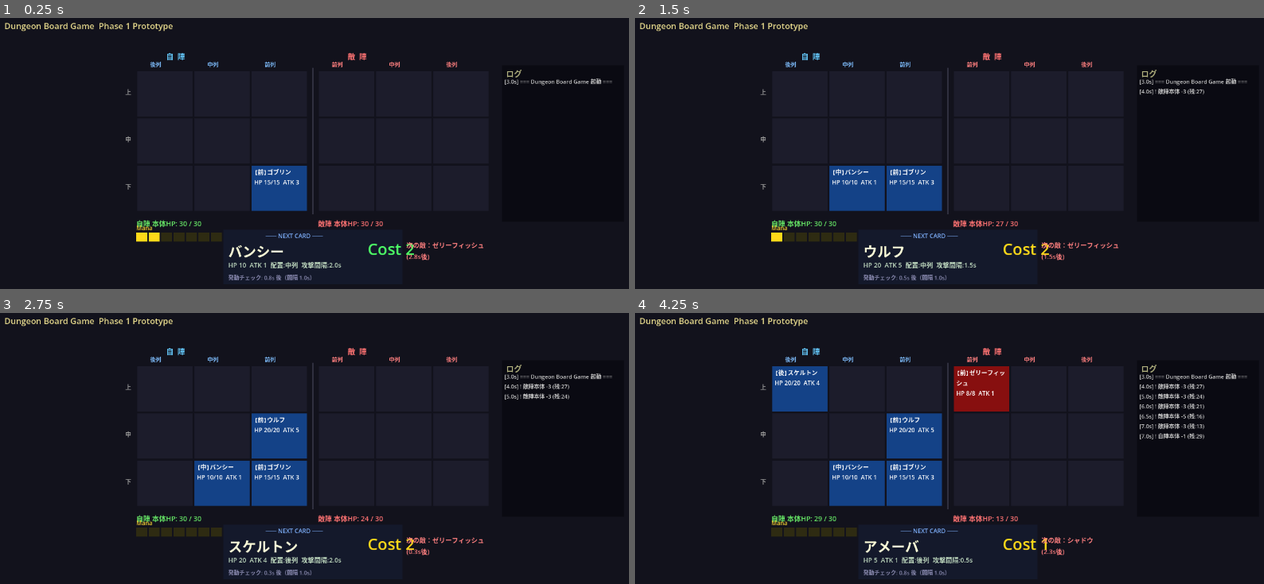
Above: before the commit, frames 1-4 (two rows, left to right).
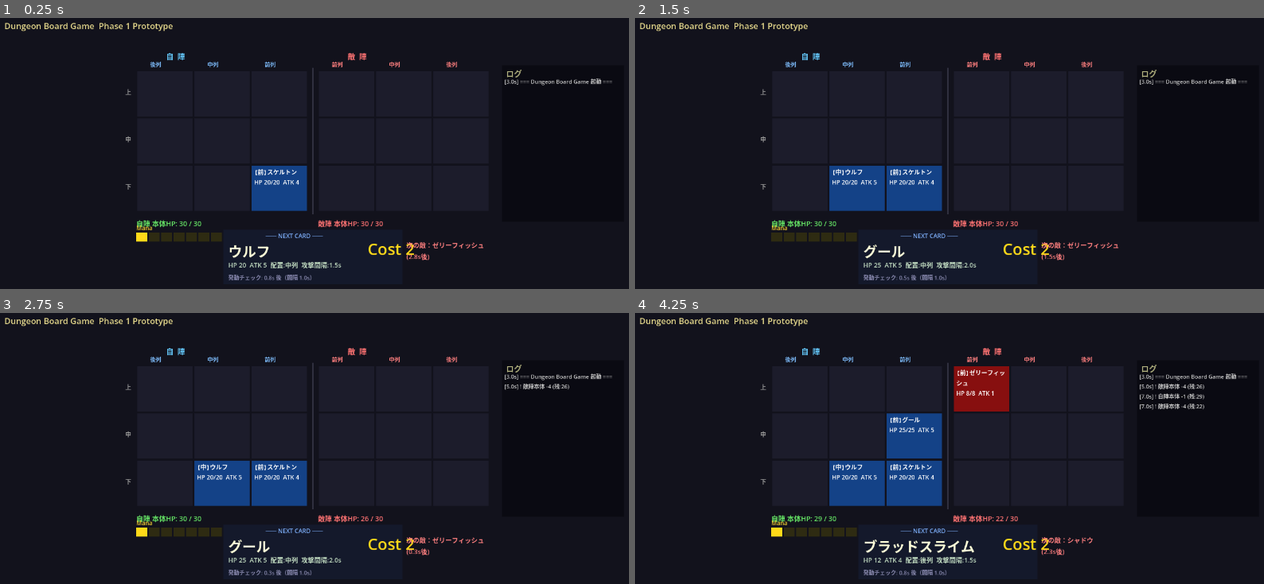
Above: after the commit, the same moments.

Repository: kazumak334-create/dungeon-board-game
Game: Godot game, scene res://scenes/Main.tscn
Same seed, same stepped clock (60 frames per second), same inputs: the game is played once before the commit and once after it.
Inputs:
- Up to frame 1 (0.25 s): no input
- Up to frame 2 (1.5 s): tap Enter at 0.5 s
- Up to frame 3 (2.75 s): no input
- Up to frame 4 (4.25 s): tap Space at 2.75 s; tap Enter at 3.5 s

The runs differ from the first frame. In frame 1, 0.5% of the frame differs, in the area x 23-66%, y 55-93%; in frame 2, 0.5%; in frame 3, 2.0%; in frame 4, 2.8%, in the area x 21-91%, y 19-93%.

Commit message:
refactor: 効果構造2層化・デッキcard_database.md準拠再構築
- UnitData: active_skill フィールド追加（attack_effect廃止）
- DeckManager/EnemyAI: 各9枚をcard_database.md準拠ステータス・効果データに更新
- card_database.md: 全28ユニットを2層効果構造（サポート効果＋アクティブスキル）で全面書き直し
- CLAUDE.md: 効果構造表・Enemy AI説明・Mana表記を更新

Co-Authored-By: Claude Sonnet 4.6 <noreply@anthropic.com>

Diff:
--- a/scripts/DeckManager.gd
+++ b/scripts/DeckManager.gd
@@ -20,31 +20,71 @@
 	_build_default_deck()
 
 func _build_default_deck() -> void:
-	# card_database.md 準拠のユニット定義（race・attack_range を含む。col は deck_list 側で指定）
+	# card_database.md 準拠のユニット定義
+	# col は deck_list 側で指定。support/active は2層効果構造（実装は将来）
 	var card_pool: Dictionary = {
-		"アメーバ":        {"hp":  5, "atk": 1, "interval": 0.5, "cost": 1, "race": "スライム",   "range": "1行"},
-		"マッドスライム":  {"hp": 10, "atk": 2, "interval": 1.0, "cost": 1, "race": "スライム",   "range": "1行"},
-		"ゼリーフィッシュ":{"hp":  8, "atk": 1, "interval": 1.0, "cost": 1, "race": "スライム",   "range": "1行"},  # 将来のデッキ構築機能用予備カード
-		"スケルトン":      {"hp": 20, "atk": 4, "interval": 2.0, "cost": 2, "race": "アンデッド", "range": "1行"},
-		"グール":          {"hp": 25, "atk": 5, "interval": 2.0, "cost": 2, "race": "アンデッド", "range": "1行"},
-		"バンシー":        {"hp": 10, "atk": 1, "interval": 2.0, "cost": 2, "race": "アンデッド", "range": "上下含む3行"},
-		"ゴブリン":        {"hp": 15, "atk": 3, "interval": 1.0, "cost": 1, "race": "獣",         "range": "1行"},
-		"ウルフ":          {"hp": 20, "atk": 5, "interval": 1.5, "cost": 2, "race": "獣",         "range": "1行"},
-		"コカトリス":      {"hp": 18, "atk": 4, "interval": 2.0, "cost": 2, "race": "獣",         "range": "上含む2行"},  # 将来のデッキ構築機能用予備カード
+		# ── スライム系 ──
+		"アメーバ": {
+			"hp":  5, "atk": 1, "interval": 0.5, "cost": 1, "race": "スライム", "range": "1行",
+			"support": "HPバフ〈常時発動・前列の味方のみ・微回復〉",
+			"active":  "追加召喚〈召喚時・隣接マスに同種を1体〉",
+		},
+		"マッドスライム": {
+			"hp": 10, "atk": 2, "interval": 1.0, "cost": 1, "race": "スライム", "range": "1行",
+			"support": "障壁付与〈常時発動・同行前列の味方・物理軽減〉",
+			"active":  "恐怖付与〈命中時・敵ATK低下〉 / SPD低下〈時間経過10s・同行の敵全体〉",
+		},
+		"ブラッドスライム": {
+			"hp": 12, "atk": 4, "interval": 1.5, "cost": 2, "race": "スライム", "range": "1行",
+			"support": "吸血付与〈常時発動・隣接の味方〉",
+			"active":  "吸血〈命中時・ダメージ30%回復〉 / 全体回復〈時間経過20s・HP20%消費→全味方+10〉",
+		},
+		# ── アンデッド系 ──
+		"スケルトン": {
+			"hp": 20, "atk": 4, "interval": 2.0, "cost": 2, "race": "アンデッド", "range": "1行",
+			"support": "再起付与〈常時発動・隣接の味方・HP1で1度復活〉",
+			"active":  "自己再起〈撃破時・HP5で復活〉",
+		},
+		"グール": {
+			"hp": 25, "atk": 5, "interval": 2.0, "cost": 2, "race": "アンデッド", "range": "1行",
+			"support": "デバフ波及〈常時発動・前列の敵・撃破時に周囲の敵にデバフ波及〉",
+			"active":  "吸血〈命中時・ダメージ25%回復〉 / ATK累積〈撃破時・+2（上限10）〉",
+		},
+		"バンシー": {
+			"hp": 10, "atk": 1, "interval": 2.0, "cost": 2, "race": "アンデッド", "range": "上下含む3行",
+			"support": "後列攻撃〈常時発動・全行・極低ATK・命中時効果あり〉 / SPDバフ〈常時発動・同列の味方〉",
+			"active":  "恐怖付与〈命中時・敵ATK低下〉 / 全体ATK低下〈時間経過15s・敵全行〉 / 敵SPD低下〈撃破時・全体30%・30s〉",
+		},
+		# ── 獣系 ──
+		"ゴブリン": {
+			"hp": 15, "atk": 3, "interval": 1.0, "cost": 1, "race": "獣", "range": "1行",
+			"support": "ATKバフ〈常時発動・隣接の獣のみ〉",
+			"active":  "2枚ドロー〈召喚時・次の2枚をキューに同時積み〉",
+		},
+		"ウルフ": {
+			"hp": 20, "atk": 5, "interval": 1.5, "cost": 2, "race": "獣", "range": "1行",
+			"support": "SPDバフ〈常時発動・同行の獣・同行獣数に比例〉",
+			"active":  "ATKバフ〈時間経過10s・同行の獣全員+3（5s）〉",
+		},
+		"タイガー": {
+			"hp": 25, "atk": 8, "interval": 2.0, "cost": 3, "race": "獣", "range": "下含む2行",
+			"support": "ATKバフ〈常時発動・隣接の獣のみ〉",
+			"active":  "クリティカル〈命中時・初撃ATK×2〉 / 最前列突撃〈召喚時〉 / 単体大ダメージ〈時間経過20s〉",
+		},
 	}
 
-	# 初期デッキ構成（9枚・前列3/中列3/後列3 均等分散）
-	# col: 0=前列 1=中列 2=後列（assigned_col。place_unit で 2-col に変換される）
+	# 初期デッキ構成（9枚・前列3/中列3/後列3）
+	# スライム3・アンデッド3・獣3
 	var deck_list: Array = [
-		{"name": "アメーバ",       "col": 0},  # 前列
-		{"name": "ゴブリン",       "col": 0},  # 前列
-		{"name": "グール",         "col": 0},  # 前列
-		{"name": "マッドスライム", "col": 1},  # 中列
-		{"name": "ウルフ",         "col": 1},  # 中列
-		{"name": "バンシー",       "col": 1},  # 中列
-		{"name": "スケルトン",     "col": 2},  # 後列
-		{"name": "アメーバ",       "col": 2},  # 後列
-		{"name": "ゴブリン",       "col": 2},  # 後列
+		{"name": "アメーバ",       "col": 0},  # 前列 / スライム
+		{"name": "スケルトン",     "col": 0},  # 前列 / アンデッド
+		{"name": "ゴブリン",       "col": 0},  # 前列 / 獣
+		{"name": "マッドスライム", "col": 1},  # 中列 / スライム
+		{"name": "グール",         "col": 1},  # 中列 / アンデッド
+		{"name": "ウルフ",         "col": 1},  # 中列 / 獣
+		{"name": "ブラッドスライム","col": 2},  # 後列 / スライム
+		{"name": "バンシー",       "col": 2},  # 後列 / アンデッド
+		{"name": "タイガー",       "col": 2},  # 後列 / 獣
 	]
 
 	var UnitDataScript = load("res://scripts/UnitData.gd")
@@ -60,6 +100,8 @@
 		u.assigned_col = entry["col"]
 		u.race = d["race"]
 		u.attack_range = d["range"]
+		u.support_effect = d["support"]
+		u.active_skill = d["active"]
 		deck.append(u)
 	deck.shuffle()
 
--- a/scripts/EnemyAI.gd
+++ b/scripts/EnemyAI.gd
@@ -14,31 +14,70 @@
 	_pick_next_card()
 
 func _build_enemy_deck() -> void:
-	# card_database.md 準拠のユニット定義（プレイヤーと同一データ）
+	# card_database.md 準拠のユニット定義（プレイヤーと異なるカードセット）
 	var card_pool: Dictionary = {
-		"ゼリーフィッシュ":  {"hp":  8, "atk": 1, "interval": 1.0, "cost": 1, "race": "スライム",   "range": "1行"},
-		"クリスタルスライム":{"hp": 15, "atk": 3, "interval": 2.0, "cost": 2, "race": "スライム",   "range": "1行"},
-		"ブラッドスライム":  {"hp": 12, "atk": 4, "interval": 1.5, "cost": 2, "race": "スライム",   "range": "1行"},
-		"シャドウ":          {"hp": 15, "atk": 3, "interval": 1.0, "cost": 2, "race": "アンデッド", "range": "1行"},
-		"グール":            {"hp": 25, "atk": 5, "interval": 2.0, "cost": 2, "race": "アンデッド", "range": "1行"},
-		"ワイト":            {"hp": 35, "atk": 4, "interval": 3.0, "cost": 3, "race": "アンデッド", "range": "1行"},
-		"ゴブリン":          {"hp": 15, "atk": 3, "interval": 1.0, "cost": 1, "race": "獣",         "range": "1行"},
-		"コカトリス":        {"hp": 18, "atk": 4, "interval": 2.0, "cost": 2, "race": "獣",         "range": "上含む2行"},
-		"タイガー":          {"hp": 25, "atk": 8, "interval": 2.0, "cost": 3, "race": "獣",         "range": "下含む2行"},
+		# ── スライム系 ──
+		"ゼリーフィッシュ": {
+			"hp":  8, "atk": 1, "interval": 1.0, "cost": 1, "race": "スライム", "range": "1行",
+			"support": "HPバフ〈常時発動・隣接の味方〉",
+			"active":  "毒付与〈命中時・継続ダメージスタック可〉 / 追加ダメージ〈その他・毒3スタック時〉 / 後退〈HP閾値30%以下・後列に退避〉",
+		},
+		"ミミック": {
+			"hp": 10, "atk": 2, "interval": 1.0, "cost": 2, "race": "スライム", "range": "1行",
+			"support": "シナジー増幅〈常時発動・同列の味方・隣接効果の発動頻度・強度UP〉",
+			"active":  "毒付与〈命中時〉 / 能力コピー〈時間経過15s・最強隣接味方の能力値を一時コピー〉",
+		},
+		"アビスゼリー": {
+			"hp": 20, "atk": 3, "interval": 2.0, "cost": 3, "race": "スライム", "range": "1行",
+			"support": "後列攻撃〈常時発動・1行・命中時効果あり〉 / HPバフ〈常時発動・全体〉",
+			"active":  "石化付与〈命中時・5s攻撃不能〉 / 全体石化〈時間経過20s・敵全行〉",
+		},
+		# ── アンデッド系 ──
+		"シャドウ": {
+			"hp": 15, "atk": 3, "interval": 1.0, "cost": 2, "race": "アンデッド", "range": "1行",
+			"support": "障壁付与〈常時発動・隣接の味方〉",
+			"active":  "貫通〈命中時・後列にも50%減衰ダメージ〉 / 前列突撃＋透明化5s〈召喚時〉",
+		},
+		"ヴリコラカス": {
+			"hp": 30, "atk": 6, "interval": 2.0, "cost": 3, "race": "アンデッド", "range": "1行",
+			"support": "デバフ波及〈常時発動・隣接の敵〉",
+			"active":  "バフ奪取〈命中時・敵バフを自分に1.5倍〉 / 全バフ奪取〈時間経過20s・敵1体〉",
+		},
+		"ワイト": {
+			"hp": 35, "atk": 4, "interval": 3.0, "cost": 3, "race": "アンデッド", "range": "1行",
+			"support": "デバフ波及〈常時発動・同行の敵・凍結波及〉",
+			"active":  "凍結付与〈命中時・3s行動不能〉 / 全体凍結〈時間経過18s・同行の敵〉",
+		},
+		# ── 獣系 ──
+		"コカトリス": {
+			"hp": 18, "atk": 4, "interval": 2.0, "cost": 2, "race": "獣", "range": "上含む2行",
+			"support": "石化付与〈時間経過10s・敵前列ランダム1体〉",
+			"active":  "石化付与〈命中時・5s攻撃不能〉 / 全体石化〈時間経過15s・同行の敵〉",
+		},
+		"ケットシー": {
+			"hp": 12, "atk": 2, "interval": 1.0, "cost": 2, "race": "獣", "range": "1行",
+			"support": "シナジー増幅〈常時発動・隣接の味方・隣接効果UP〉",
+			"active":  "指定ドロー〈時間経過10s・最低コストユニットをキュー先頭へ〉",
+		},
+		"マンティコア": {
+			"hp": 30, "atk": 7, "interval": 2.0, "cost": 3, "race": "獣", "range": "下含む2行",
+			"support": "デバフ波及〈常時発動・同行の敵・毒波及〉",
+			"active":  "貫通＋毒付与〈命中時〉 / 強力な毒〈時間経過18s・同行の敵全体〉",
+		},
 	}
 
-	# 敵デッキ構成（9枚・前列3/中列3/後列3 均等分散）
-	# スライム3・アンデッド3・獣3 の種族バランス
+	# 敵デッキ構成（9枚・前列3/中列3/後列3）
+	# スライム3・アンデッド3・獣3
 	var deck_list: Array = [
-		{"name": "ゼリーフィッシュ",   "col": 0},  # 前列 / スライム
-		{"name": "シャドウ",           "col": 0},  # 前列 / アンデッド
-		{"name": "ゴブリン",           "col": 0},  # 前列 / 獣
-		{"name": "クリスタルスライム", "col": 1},  # 中列 / スライム
-		{"name": "グール",             "col": 1},  # 中列 / アンデッド
-		{"name": "コカトリス",         "col": 1},  # 中列 / 獣
-		{"name": "ブラッドスライム",   "col": 2},  # 後列 / スライム
-		{"name": "ワイト",             "col": 2},  # 後列 / アンデッド
-		{"name": "タイガー",           "col": 2},  # 後列 / 獣
+		{"name": "ゼリーフィッシュ", "col": 0},  # 前列 / スライム
+		{"name": "シャドウ",         "col": 0},  # 前列 / アンデッド
+		{"name": "コカトリス",       "col": 0},  # 前列 / 獣
+		{"name": "ミミック",         "col": 1},  # 中列 / スライム
+		{"name": "ヴリコラカス",     "col": 1},  # 中列 / アンデッド
+		{"name": "ケットシー",       "col": 1},  # 中列 / 獣
+		{"name": "アビスゼリー",     "col": 2},  # 後列 / スライム
+		{"name": "ワイト",           "col": 2},  # 後列 / アンデッド
+		{"name": "マンティコア",     "col": 2},  # 後列 / 獣
 	]
 
 	var UnitDataScript = load("res://scripts/UnitData.gd")
@@ -54,6 +93,8 @@
 		u.assigned_col = entry["col"]
 		u.race = d["race"]
 		u.attack_range = d["range"]
+		u.support_effect = d["support"]
+		u.active_skill = d["active"]
 		enemy_deck.append(u)
 	enemy_deck.shuffle()
 
@@ -77,6 +118,6 @@
 		spawn_timer = SPAWN_INTERVAL
 		if next_card != null:
 			board.place_unit(1, next_card)
-			enemy_deck.remove_at(0)     # 山札から消費
+			enemy_deck.remove_at(0)          # 山札から消費
 			enemy_discard.append(next_card)  # 捨て札へ
 		_pick_next_card()  # 次の召喚カードを事前決定
--- a/scripts/UnitData.gd
+++ b/scripts/UnitData.gd
@@ -11,6 +11,8 @@
 var assigned_col: int = 0
 var race: String = ""
 var attack_range: String = "1行"
+var support_effect: String = ""   # サポート効果（常時発動/召喚時/条件達成時）
+var active_skill: String = ""     # アクティブスキル（命中時/撃破時/HP閾値時/時間経過/その他）
 
 func is_alive() -> bool:
 	return current_hp > 0
@@ -30,4 +32,6 @@
 	d.assigned_col = assigned_col
 	d.race = race
 	d.attack_range = attack_range
+	d.support_effect = support_effect
+	d.active_skill = active_skill
 	return d
Not shown, changed: CHANGELOG.md
Not shown, changed: CLAUDE.md
Not shown, added: docs/card_database.md
